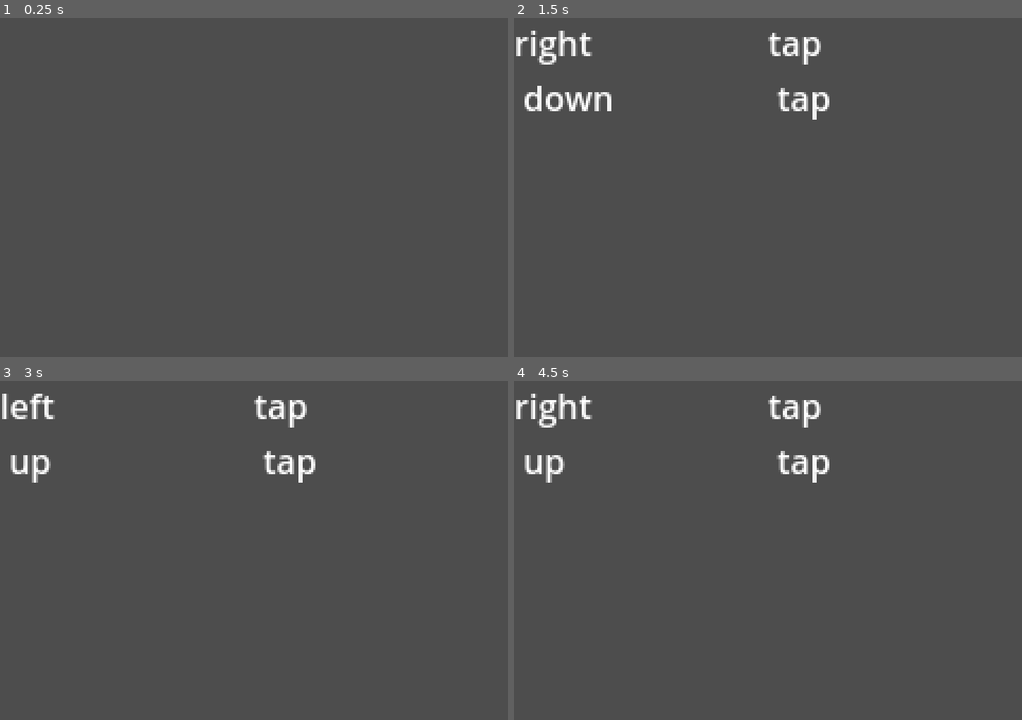
Above: before the commit, frames 1-4 (two rows, left to right).
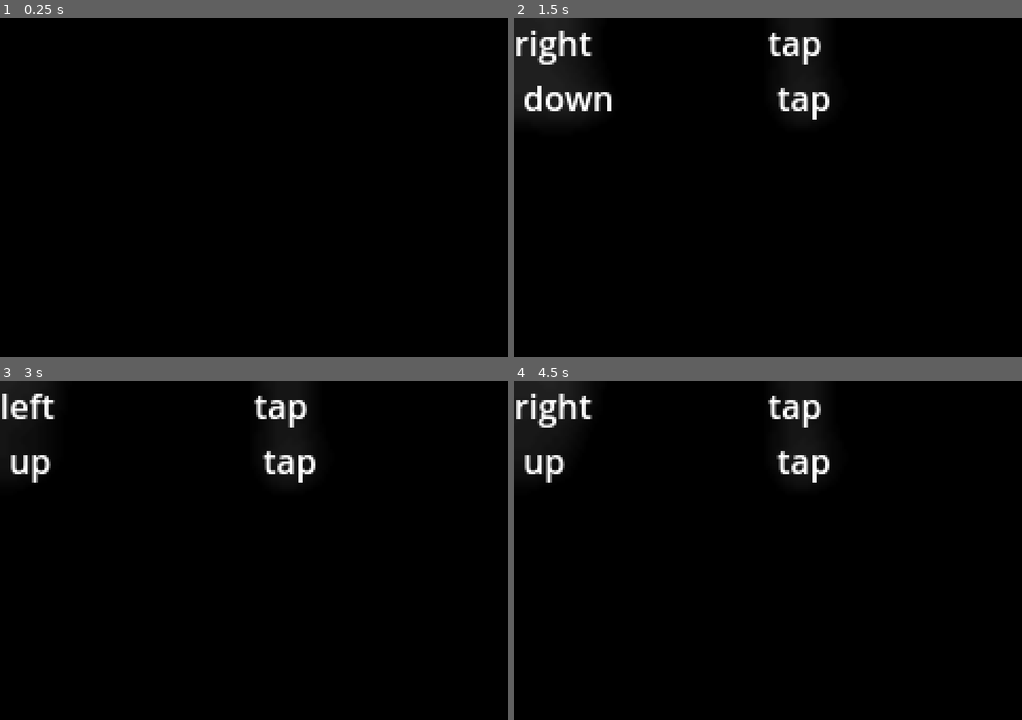
Above: after the commit, the same moments.

Repository: deleff/Mobile-Rhythm-Game
Game: Godot game, scene res://mainGame/MainGame.tscn
Two runs of this game, one before a commit and one after it. Both use one fixed random seed, a clock stepped at 60 frames per second and the inputs below.
Inputs (mouse positions are in pixels of both pictures, inside the frame that each line leads up to):
- Up to frame 1 (0.25 s): no input
- Up to frame 2 (1.5 s): tap Enter at 0.5 s; move the mouse to (879, 170) at 0.52 s; click (879, 170) at 0.67 s; tap Space at 1.25 s; drag from (666, 204) to (742, 255) at 1.27 s
- Up to frame 3 (3 s): tap Enter at 2 s; move the mouse to (304, 475) at 2.02 s; click (304, 475) at 2.17 s; tap Space at 2.75 s; drag from (228, 618) to (101, 499) at 2.77 s
- Up to frame 4 (4.5 s): tap Enter at 3.5 s; move the mouse to (920, 601) at 3.52 s; click (920, 601) at 3.67 s; tap Space at 4.25 s; drag from (615, 499) to (691, 465) at 4.27 s

The runs differ from the first frame. In frame 1, 100% of the frame differs, in the area x 0-100%, y 0-100%; in frame 2, 98%; in frame 3, 99%; in frame 4, 99%.

Commit message:
vibrate and glow

Diff:
--- a/mainGame/MainGame.gd
+++ b/mainGame/MainGame.gd
@@ -65,8 +65,10 @@
 	## Get player input from last turn
 	if arrowLeftX == PersistentData.leftX and arrowLeftY == PersistentData.leftY and arrowRightX == PersistentData.rightX and arrowRightY == PersistentData.rightY:
 		PersistentData.playerScore += 1
+		Input.vibrate_handheld(100)
 	elif arrowLeftXPrevious == PersistentData.leftX and arrowLeftYPrevious == PersistentData.leftY and arrowRightXPrevious == PersistentData.rightX and arrowRightYPrevious == PersistentData.rightY:
 		PersistentData.playerScore += 1
+		Input.vibrate_handheld(100)
 
 	print("Left arrow: ", arrowLeftX, ", ", arrowLeftY)
 	print("Right arrow: ", arrowRightX, ", ", arrowRightY)
--- a/mainGame/MainGame.tscn
+++ b/mainGame/MainGame.tscn
@@ -1,8 +1,18 @@
-[gd_scene load_steps=4 format=3 uid="uid://cnqhwgdw6ce5u"]
+[gd_scene load_steps=5 format=3 uid="uid://cnqhwgdw6ce5u"]
 
 [ext_resource type="Script" path="res://mainGame/MainGame.gd" id="1_jefpd"]
 [ext_resource type="Texture2D" uid="uid://clx2p6v553bkt" path="res://sprites/arrow.png" id="2_to4y8"]
 [ext_resource type="PackedScene" uid="uid://ef2xdf2xefwo" path="res://controller.tscn" id="3_mxwu6"]
+
+[sub_resource type="Environment" id="Environment_02xiq"]
+background_mode = 3
+glow_enabled = true
+glow_normalized = true
+glow_intensity = 3.0
+glow_bloom = 0.2
+glow_blend_mode = 0
+glow_hdr_threshold = 0.03
+glow_hdr_scale = 1.5
 
 [node name="Node2D" type="Node2D"]
 script = ExtResource("1_jefpd")
@@ -33,3 +43,6 @@
 offset_bottom = 161.0
 
 [node name="SongsAudioStreamPlayer2D" type="AudioStreamPlayer2D" parent="."]
+
+[node name="WorldEnvironment" type="WorldEnvironment" parent="."]
+environment = SubResource("Environment_02xiq")
--- a/project.godot
+++ b/project.godot
@@ -35,3 +35,4 @@
 [rendering]
 
 textures/vram_compression/import_etc2_astc=true
+environment/defaults/default_clear_color=Color(0, 0, 0, 1)
Not shown, changed: export_presets.cfg
Not shown, changed: mobile_controls.apk
Not shown, changed: mobile_controls.apk.idsig
